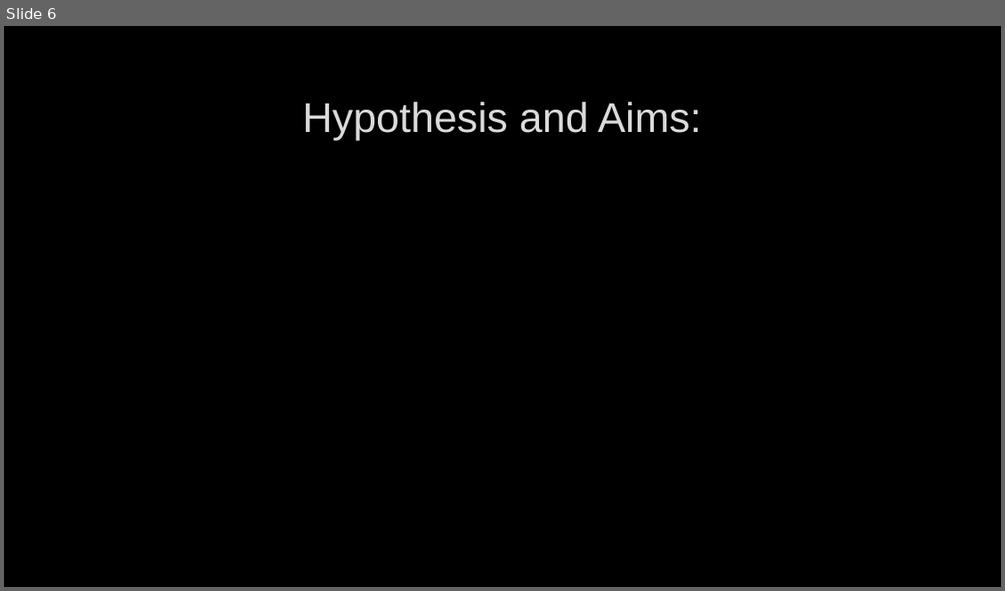
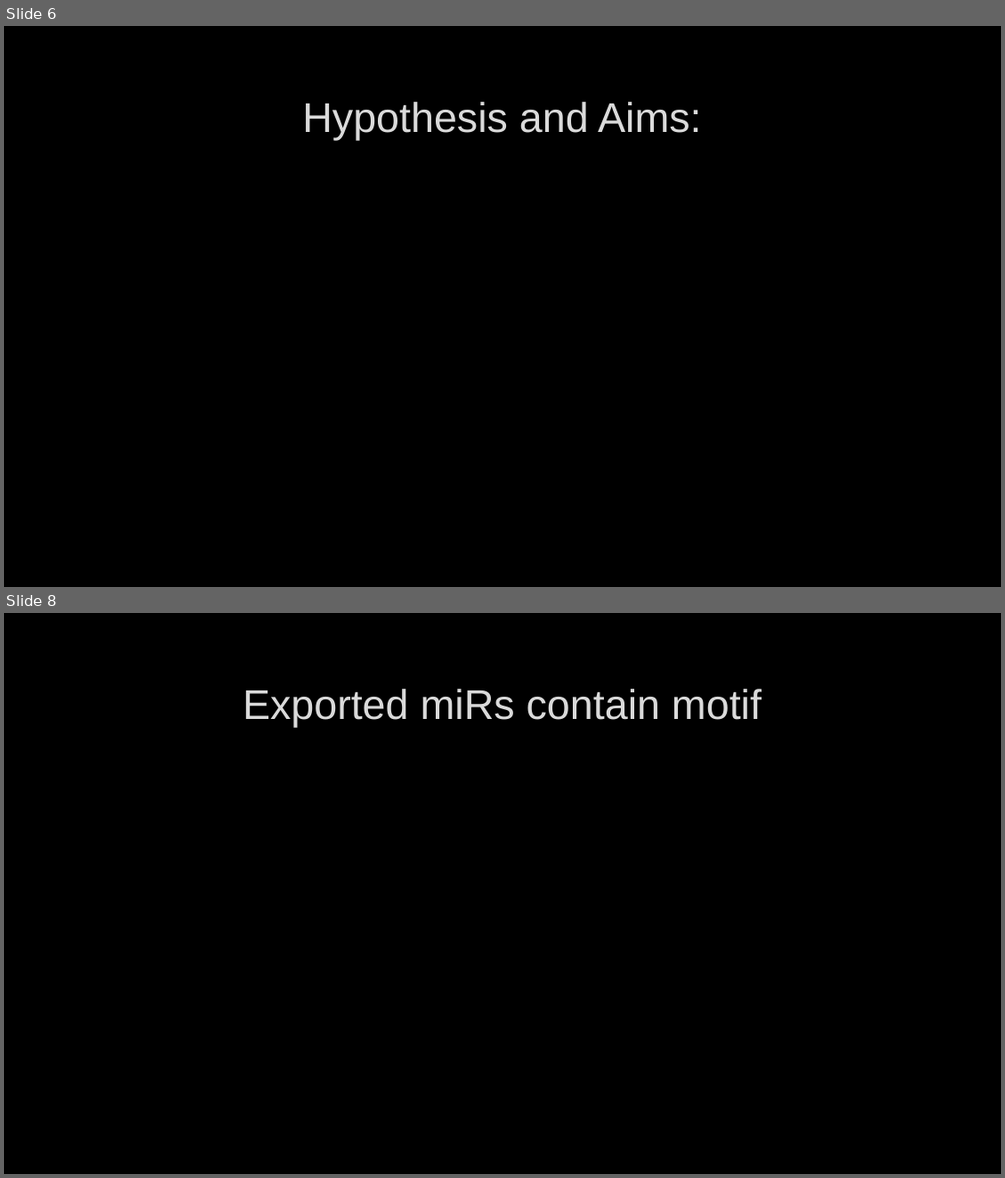
Before and after one commit to HarleyRobinson/Honours2, a slide deck: BackgroundInfo/CollCombBiol.pptx. Shown one above the other, each under a label of ours: slide 6 before the commit, slides 6 and 8 after it; the slides between them are not shown. The pictures are 1005x591 and 1005x1178 pixels, drawn with LibreOffice and Linux fonts; fonts in the diff are those of the drawing; background and template pictures are left out. Boxes give left, top, right and bottom in pixels: in the first picture for what was removed or moved away, otherwise in the second. Text is boxed around its words. In the diff, an @@ line names an element or a change of style, - is before the commit and + after.

```diff
--- a/BackgroundInfo/CollCombBiol.pptx
+++ b/BackgroundInfo/CollCombBiol.pptx
@@ slide 8 added at bbox=[4, 613, 1001, 1174], background picture (left out) @@
@@ title added at bbox=[243, 689, 761, 727], 40 pt, text #DADADA @@
+Exported miRs contain motif
```
Also in this commit, not shown: 7 other slides added, 2 slides removed, 1 other file.
